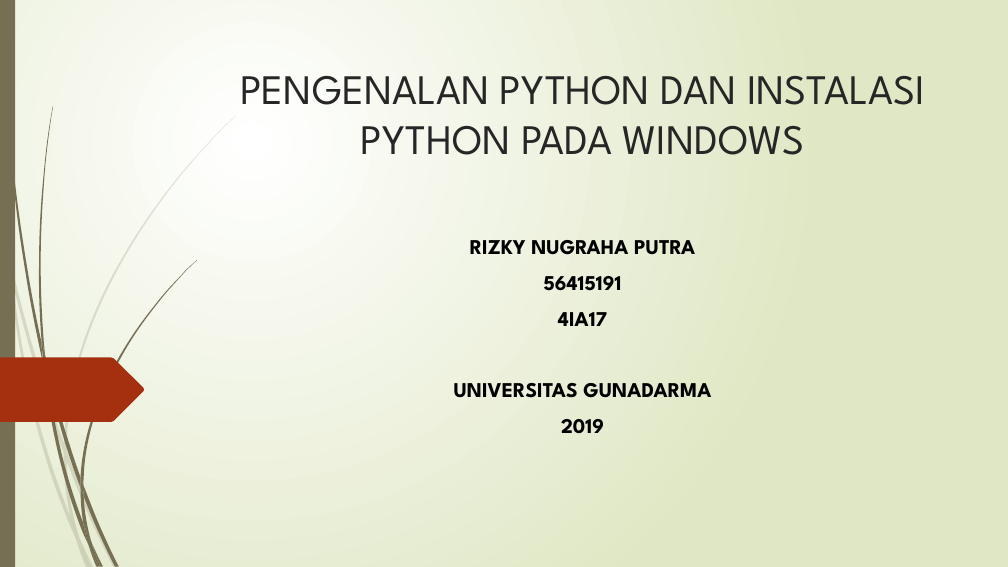
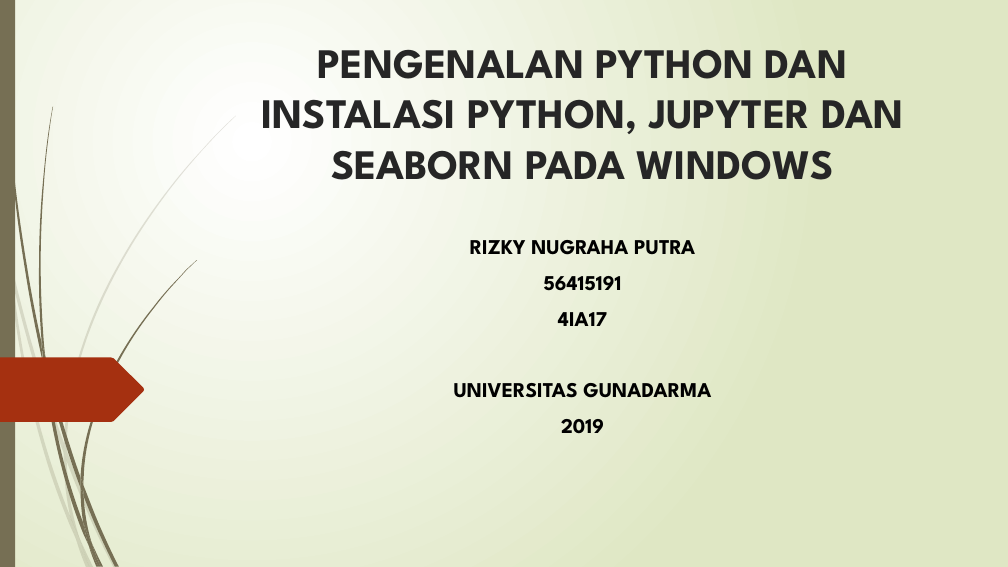
Before and after one commit to RizkyNugraha46/Pengantar-Deep-Learning, a slide deck: slide 1 of Tugas 1/Pengenalan Python.pptx. Drawn at 1008x567 pixels with LibreOffice and Linux fonts; fonts in the diff are those of the drawing. Boxes give left, top, right and bottom in pixels: in the first picture for what was removed or moved away, otherwise in the second. Text is boxed around its words. In the diff, an @@ line names an element or a change of style, - is before the commit and + after.

Commit message:
Update File

```diff
--- a/Tugas 1/Pengenalan Python.pptx
+++ b/Tugas 1/Pengenalan Python.pptx
@@ title at (x1=261, y1=50, x2=904, y2=180): text changed; bold on @@
-PENGENALAN PYTHON DAN INSTALASI PYTHON PADA WINDOWS
+PENGENALAN PYTHON DAN INSTALASI PYTHON, JUPYTER DAN SEABORN PADA WINDOWS
```
Also in this commit, not shown: 1 other slide changed, 8 slides added.
